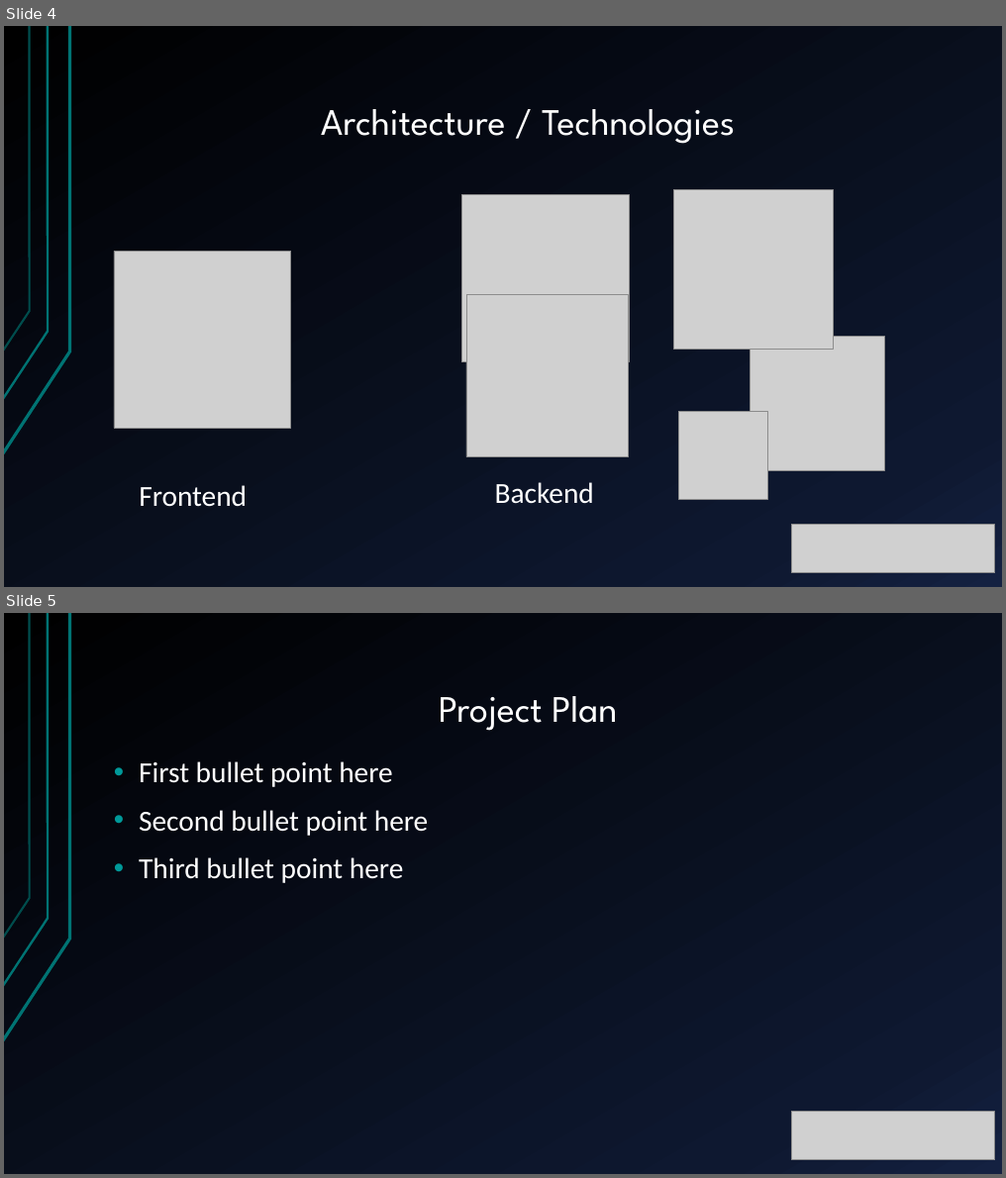
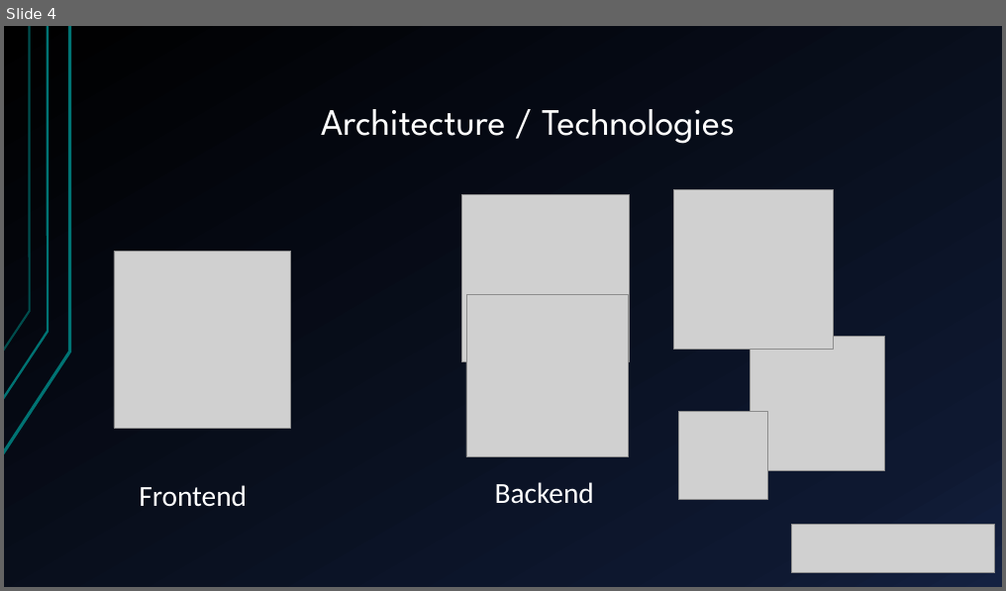
Before and after one commit to rndmized/project-dome, a slide deck: Seminar Presentation/Project Dome - Seminar Presentation.pptx. Shown one above the other, each under a label of ours: slides 4 and 5 before the commit, slide 4 after it. The pictures are 1006x1178 and 1006x591 pixels, drawn with LibreOffice and Linux fonts; fonts in the diff are those of the drawing; grey boxes stand for pictures. Boxes give left, top, right and bottom in pixels: in the first picture for what was removed or moved away, otherwise in the second. Text is boxed around its words. In the diff, an @@ line names an element or a change of style, - is before the commit and + after.

Commit message:
Small changes to introduction/objectives/architecture slides

```diff
--- a/Seminar Presentation/Project Dome - Seminar Presentation.pptx
+++ b/Seminar Presentation/Project Dome - Seminar Presentation.pptx
@@ slide 5 removed at <box>4,613,1002,1174</box>, background gradient #000000 to #0F1931 to #142242; not listed: 3 template elements that a slide beside it also shows @@
@@ title removed at <box>439,696,617,731</box> @@
-Project Plan
@@ text removed at <box>139,761,429,883</box> @@
-• First bullet point here
-• Second bullet point here
-• Third bullet point here
@@ picture removed at <box>792,1112,994,1160</box> @@
```
